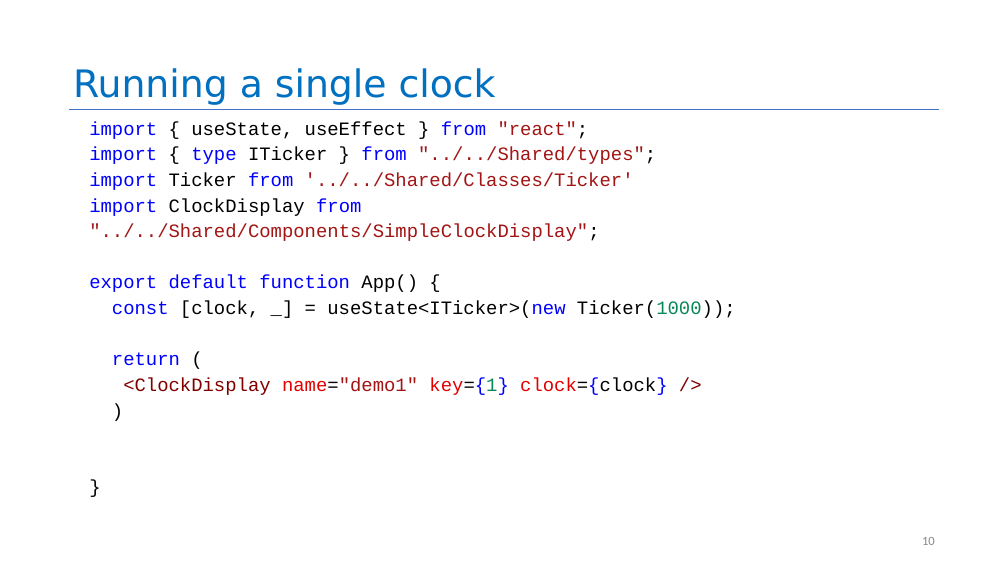
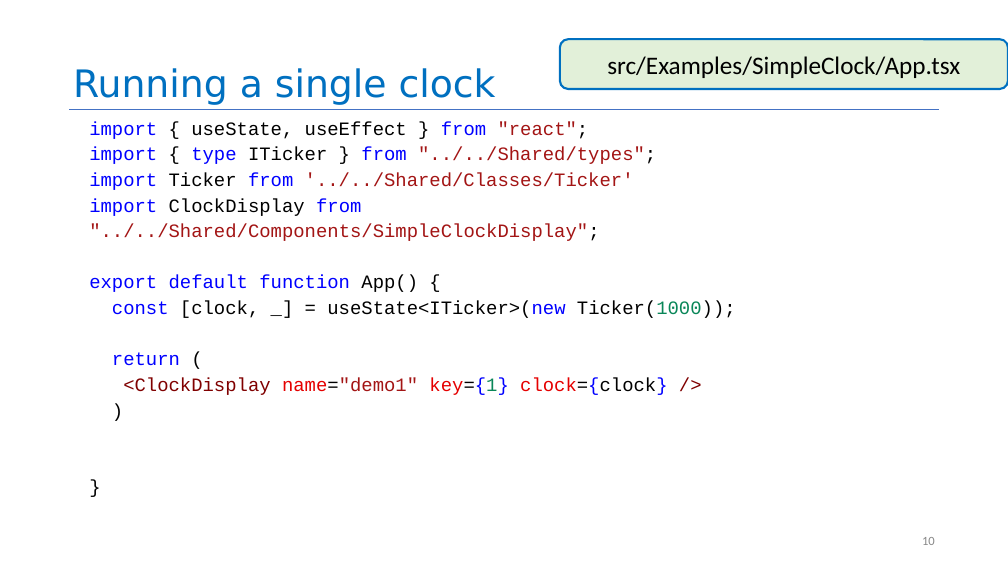
Before and after one commit to neu-se/CS4530-Fall-2026, a slide deck: slide 10 of Slides/Module 06 React Hook Patterns.pptx. Drawn at 1008x567 pixels with LibreOffice and Linux fonts; fonts in the diff are those of the drawing. Boxes give left, top, right and bottom in pixels: in the first picture for what was removed or moved away, otherwise in the second. Text is boxed around its words. In the diff, an @@ line names an element or a change of style, - is before the commit and + after.

```diff
--- a/Slides/Module 06 React Hook Patterns.pptx
+++ b/Slides/Module 06 React Hook Patterns.pptx
@@ rounded rectangle added at bbox=[560, 39, 1008, 89], fill #E2F0D9, outline #0070C0 2 pt, 24 pt, text #000000 @@
+src/Examples/SimpleClock/App.tsx
```
Also in this commit, not shown: 1 other file.
